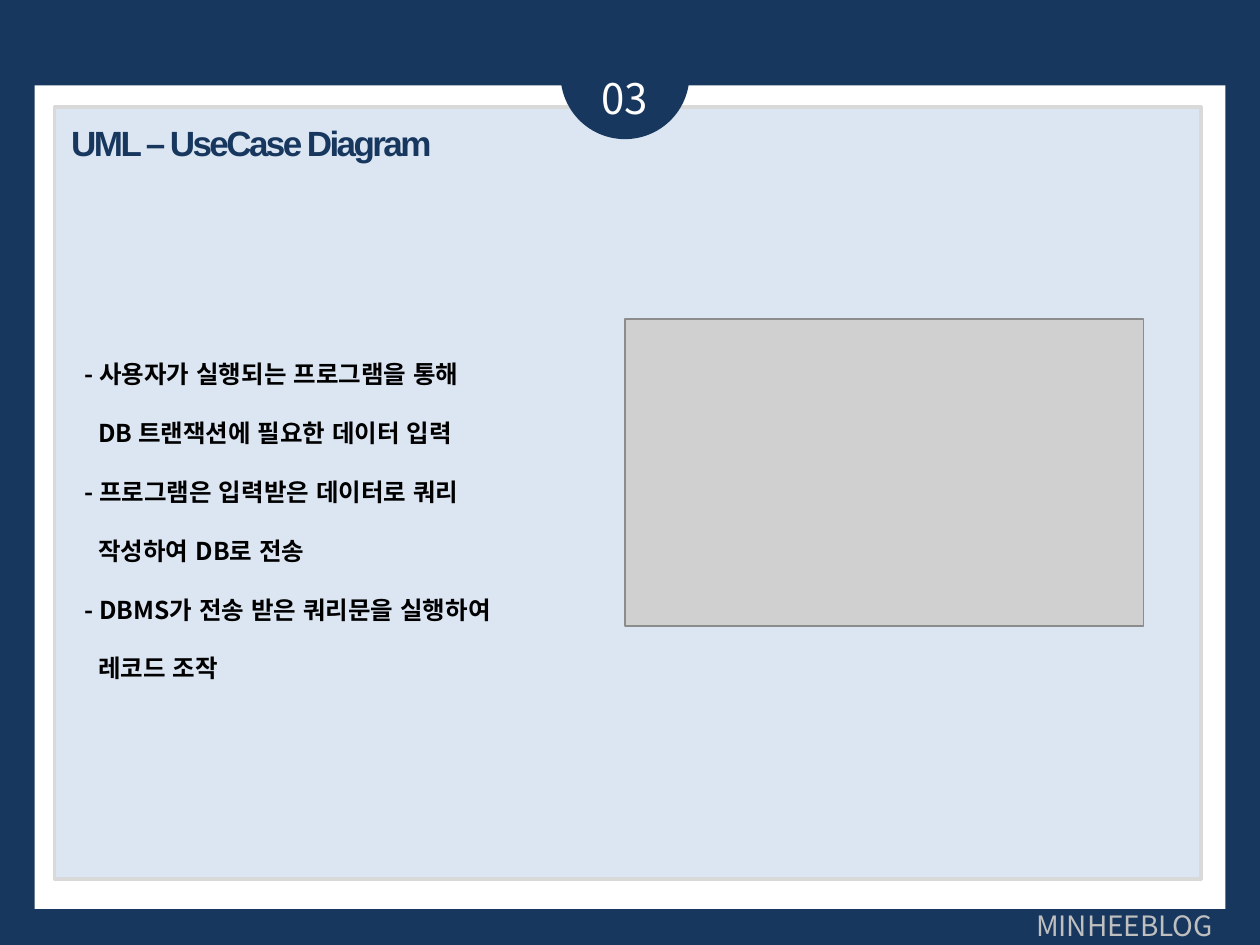
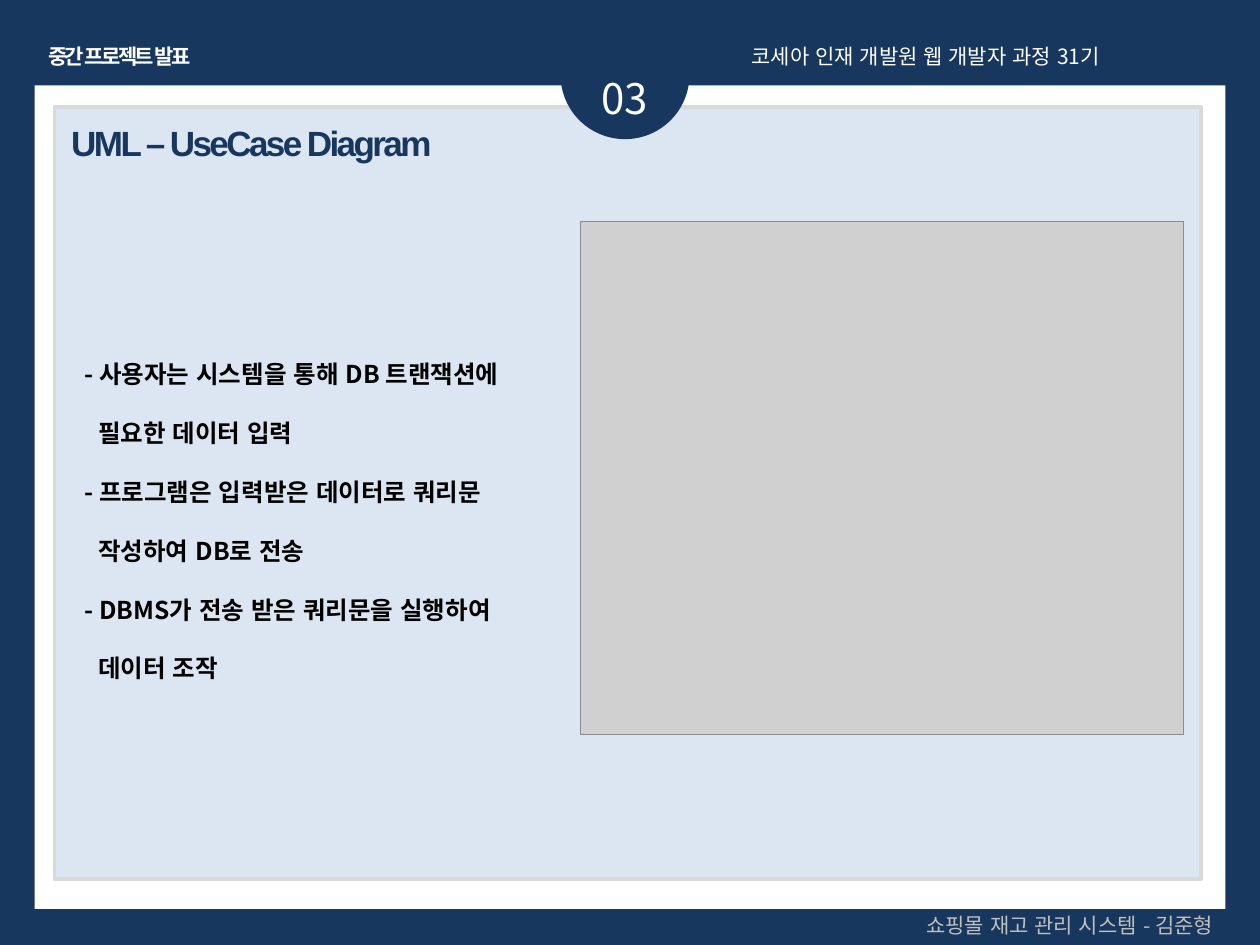
Before and after one commit to Wolfswagen/Kosea_Mid_project, a slide deck: slide 11 of Kosea_Mid_Project/김준형 Project-2nd.pptx. Drawn at 1260x945 pixels with LibreOffice and Linux fonts; fonts in the diff are those of the drawing; grey boxes stand for pictures. Boxes give left, top, right and bottom in pixels: in the first picture for what was removed or moved away, otherwise in the second. Text is boxed around its words. In the diff, an @@ line names an element or a change of style, - is before the commit and + after.

```diff
--- a/Kosea_Mid_Project/김준형 Project-2nd.pptx
+++ b/Kosea_Mid_Project/김준형 Project-2nd.pptx
@@ text added at <box>48,46,191,66</box>, 12 pt, text #FFFFFF, bold @@
+중간 프로젝트 발표
@@ text added at <box>752,46,1100,66</box>, 12 pt, text #FFFFFF @@
+코세아 인재 개발원 웹 개발자 과정 31기
@@ picture: place and size @@
-picture at <box>625,319,1143,626</box>
+picture at <box>581,222,1184,735</box>
@@ text at <box>98,362,499,680</box>: text changed @@
-- 사용자가 실행되는 프로그램을 통해
-DB 트랜잭션에 필요한 데이터 입력
-- 프로그램은 입력받은 데이터로 쿼리
-작성하여 DB로 전송
-- DBMS가 전송 받은 쿼리문을 실행하여
-레코드 조작
+- 사용자는 시스템을 통해 DB 트랜잭션에
+필요한 데이터 입력
+- 프로그램은 입력받은 데이터로 쿼리문
+작성하여 DB로 전송
+- DBMS가 전송 받은 쿼리문을 실행하여
+데이터 조작
@@ text added at <box>926,915,1213,935</box>, 12 pt, text #BFBFBF @@
+쇼핑몰 재고 관리 시스템 - 김준형
@@ text removed at <box>1036,908,1213,937</box> @@
-MINHEEBLOG
```
Also in this commit, not shown: 20 other slides changed, 19 other files.
